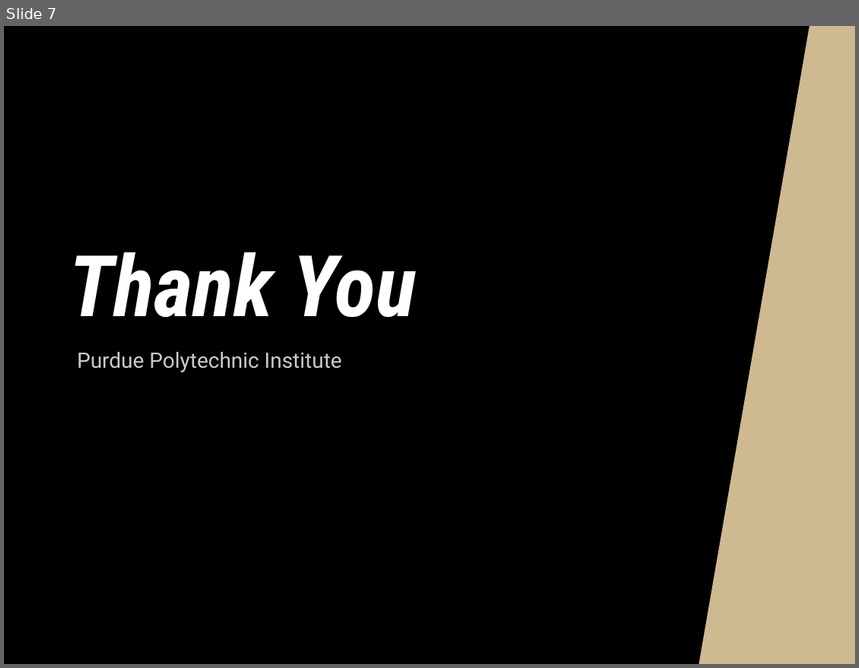
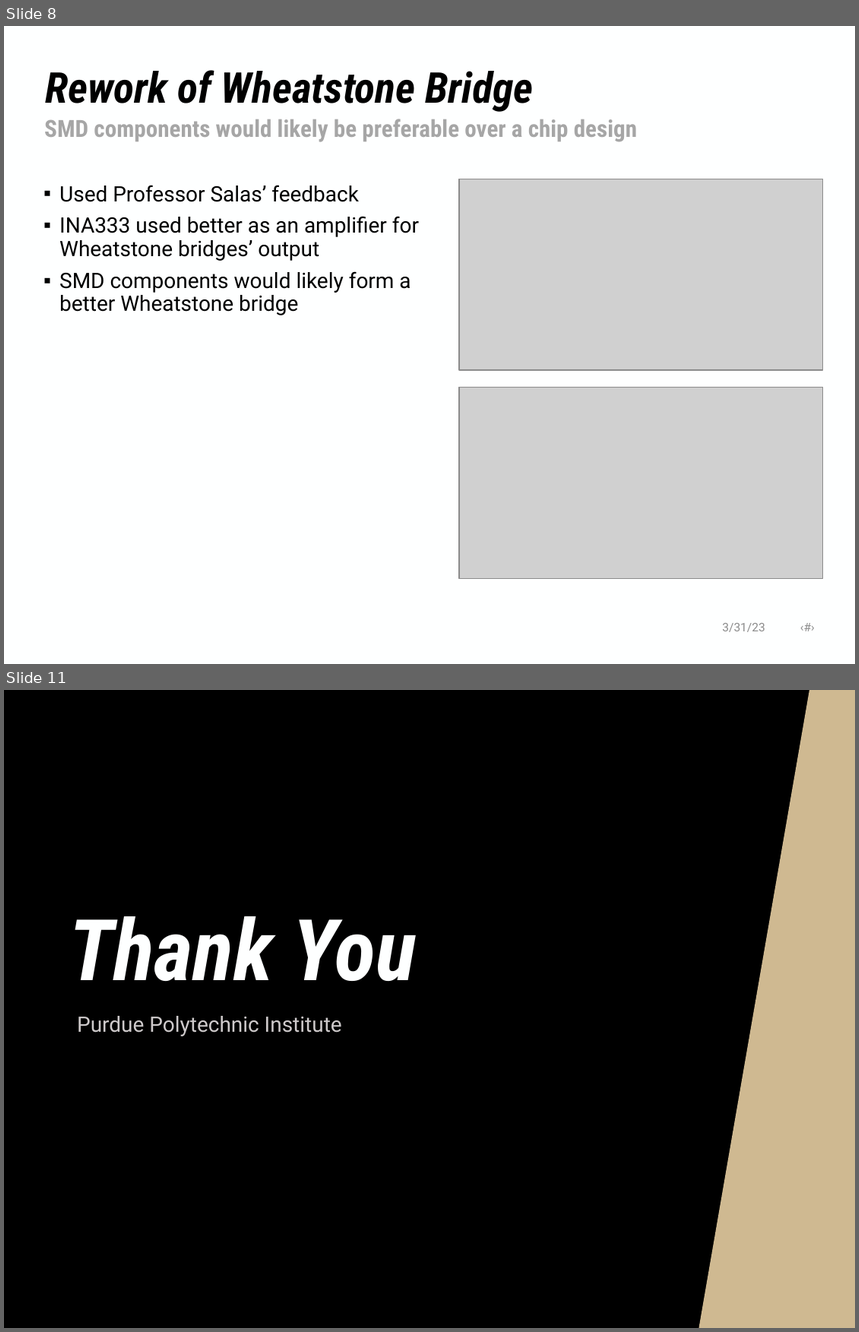
Before and after one commit to NHuang58/Biomedical_Device_PCB, a slide deck: Documentation/Slides/Week_16.pptx. Shown one above the other, each under a label of ours: slide 7 before the commit, slides 8 and 11 after it; the slides between them are not shown. The pictures are 859x668 and 859x1332 pixels, drawn with LibreOffice and Linux fonts; fonts in the diff are those of the drawing; grey boxes stand for pictures; background and template pictures are left out. Boxes give left, top, right and bottom in pixels: in the first picture for what was removed or moved away, otherwise in the second. Text is boxed around its words. In the diff, an @@ line names an element or a change of style, - is before the commit and + after.

```diff
--- a/Documentation/Slides/Week_16.pptx
+++ b/Documentation/Slides/Week_16.pptx
@@ slide 8 added at (4, 26, 855, 664), background #FEFFFF @@
@@ title added at (45, 70, 533, 112), 36 pt, text #000000, bold, italic @@
+Rework of Wheatstone Bridge
@@ text added at (44, 119, 637, 142), 20 pt, text #A6A6A6, bold @@
+SMD components would likely be preferable over a chip design
@@ text added at (59, 185, 419, 316), 18 pt, text #000000 @@
+▪ Used Professor Salas’ feedback
+▪ INA333 used better as an amplifier for Wheatstone bridges’ output
+▪ SMD components would likely form a better Wheatstone bridge
@@ picture added at (459, 180, 824, 371) @@
@@ rectangle added at (459, 342, 824, 370), fill #CFB891 @@
@@ picture added at (459, 388, 824, 579) @@
@@ rectangle added at (459, 550, 824, 579), fill #CFB891 @@
@@ text added at (722, 623, 765, 632), 10 pt, text #8C8C8C @@
+3/31/23 ‹#›
@@ what was slide 7 is now slide 11 @@
```
Also in this commit, not shown: 4 slides changed, 4 other slides added, 1 slide removed, 5 other files.
